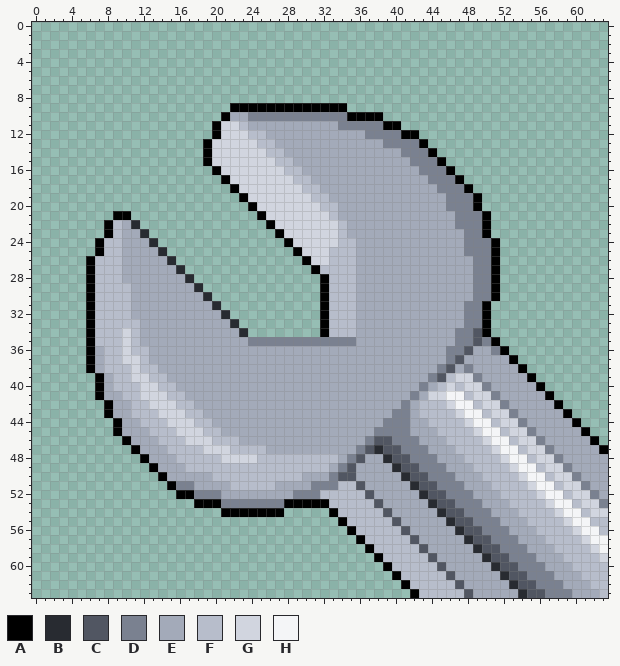
Pixel-art sprite, stored at WPFEditor/Resources/wrench.png. The picture above is the old version.
The file is 64x64 pixels.
Palette (. is transparent): A #000000  B #282b31  C #515662  D #7a8190  E #a3aab9  F #b7bdcb  G #d1d5df  H #f4f5f7
Pixels before (only the part around the change), first column x 0:
 0 ................................................................
 1 ................................................................
 2 ................................................................
 3 ................................................................
 4 ................................................................
 5 ................................................................
 6 ................................................................
 7 ................................................................
 8 ................................................................
 9 ......................AAAAAAAAAAAAA.............................
10 .....................AEEDDDDDDDDDDDAAAA.........................
11 ....................AGGFEEEEEEEEEEDDDDDAA.......................
12 ....................AGGGFFEEEEEEEEEEEDDDDAA.....................
13 ...................AGGGGGFFEEEEEEEEEEEEDDDDA....................
14 ...................AGGGGGGFFEEEEEEEEEEEEEDDDA...................
15 ...................AGGGGGGGFFEEEEEEEEEEEEEDDDA..................
16 ....................AGGGGGGGFFEEEEEEEEEEEEEDDDA.................
17 .....................AGGGGGGGFFEEEEEEEEEEEEEDDDA................
18 ......................AGGGGGGGFFEEEEEEEEEEEEEDDDA...............
19 .......................AGGGGGGGFFEEEEEEEEEEEEEDDDA..............
20 ........................AGGGGGGGFFEEEEEEEEEEEEDDDA..............
21 .........AA..............AGGGGGGGFEEEEEEEEEEEEEDDDA.............
22 ........AFEB..............AGGGGGGGFEEEEEEEEEEEEDDDA.............
23 ........AFEEB..............AGGGGGGFEEEEEEEEEEEEEDDA.............
24 .......AFFEEEB..............AGGGGGFFEEEEEEEEEEEEDDDA............
25 .......AFFEEEEB..............AGGGFFFEEEEEEEEEEEEDDDA............
26 ......AFFFEEEEEB..............AGGFFFEEEEEEEEEEEEEDDA............
27 ......AFFFEEEEEEB..............AFFFFEEEEEEEEEEEEEDDA............
28 ......AFFFEEEEEEEB..............AFFFEEEEEEEEEEEEEDDA............
29 ......AFFFFEEEEEEEB.............AFFFEEEEEEEEEEEEEDDA............
30 ......AFFFFEEEEEEEEB............AFFFEEEEEEEEEEEEEDDA............
31 ......AFFFFEEEEEEEEEB...........AFFFEEEEEEEEEEEEDDA.............
32 ......AFFFFEEEEEEEEEEB..........AFFFEEEEEEEEEEEEDDA.............
33 ......AFFFFFEEEEEEEEEEB.........AFFFEEEEEEEEEEEEDDA.............
34 ......AFFFGFEEEEEEEEEEEB........AFFFEEEEEEEEEEEDDCA.............
35 ......AFFFGFEEEEEEEEEEEEDDDDDDDDDDDDEEEEEEEEEEEDDCDA............
36 ......AEFFGFFEEEEEEEEEEEEEEEEEEEEEEEEEEEEEEEEEDDCEEDA...........
37 ......AEFFGGFEEEEEEEEEEEEEEEEEEEEEEEEEEEEEEEEEDCEEEEEA..........
38 ......AEFFFGFFEEEEEEEEEEEEEEEEEEEEEEEEEEEEEEEDCEDEEEEEA.........
39 .......AEFFGGFFEEEEEEEEEEEEEEEEEEEEEEEEEEEEEDCFGGDEEEEEA........
40 .......AEFFFGGFFEEEEEEEEEEEEEEEEEEEEEEEEEEEDEFGFGGDEEEEEA.......
41 .......AEEFFGGGFFEEEEEEEEEEEEEEEEEEEEEEEEEDEGGHHFGGDEEEEEA......
42 ........AEEFFGGGFFEEEEEEEEEEEEEEEEEEEEEEEDEFFFGHHFGGDEEEEEA.....
43 ........AEEFFFGGGFFEEEEEEEEEEEEEEEEEEEEEDDEFFFFGHHFGGDEEEEEA....
44 .........AEEFFFGGGFFEEEEEEEEEEEEEEEEEEEDDDEEFFFFGHHFGGDEEEEEA...
45 .........AEEEFFFGGGFFEEEEEEEEEEEEEEEEEDDDDEEEFFFFGHHFGGDEEEEEA..
46 ..........AEEEFFFGGGFFFEEEEEEEEEEEEEEDCCDDDEEEFFFFGHHFGGDEEEEEA.
47 ...........AEEEFFFFGGGFFFFEEEEEEEEEEDCBCCDDDEEEFFFFGHHFGGDEEEEEA
48 ............AEEEFFFFFGGGGFFFFFFFFFEDCEEBCCDDDEEEFFFFGHHFGGDEEEEE
49 .............AEEEFFFFFFFFFFFFFFFFEDCEEEEBCCDDDEEEFFFFGHHFGGDEEEE
50 ..............AEEEEEFFFFFFFFFFEEEDCCEEEEEBCCDDDEEEFFFFGHHFGGDEEE
51 ...............ADDEEEEFFFFFEEEEDDDFFCEEEEEBCCDDDEEEFFFFGHHFGGDEE
52 ................AADDDEEEEEEEEDDDFFFFFCEEEEEBCCDDDEEEFFFFGHHFGGDE
53 ..................AAADDDDDDDAAAAAFFFFFCEEEEEBCCDDDEEEFFFFGHHFGGD
54 .....................AAAAAAA.....AFFFFFCEEEEEBCCDDDEEEFFFFGHHFGG
55 ..................................AFFFFFCEEEEEBCCDDDEEEFFFFGHHFF
56 ...................................AFFFFFCEEEEEBCCDDDEEEFFFFGHHF
57 ....................................AFFFFFCEEEEEBCCDDDEEEFFFFGHH
58 .....................................AFFFFFCEEEEEBCCDDDEEEFFFFGH
59 ......................................AFFFFFCEEEEEBCCDDDEEEFFFFG
60 .......................................AFFFFFCEEEEEBCCDDDEEEFFFF
61 ........................................AFFFFFCEEEEEBCCDDDEEEFFF
62 .........................................AFFFFFCEEEEEBCCDDDEEEFF
63 ..........................................AFFFFFCEEEEEBCCDDDEEEF
Once edited:
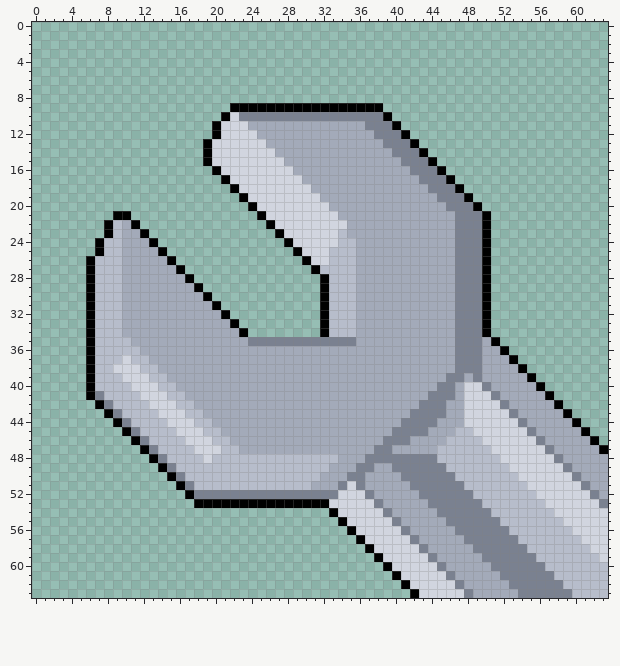
The edit:
Changed rows in their new state; - is an unchanged pixel.
first column x 6:
 9 -----------------------------AAAA-------------------------
10 ----------------GD-----------DDDDA------------------------
11 -----------------G----------EEE--D------------------------
12 ------------------GE-----------E----.---------------------
13 -------------------GE---------------A.--------------------
14 --------------------GE------------D--A.-------------------
15 ---------------------GE------------D--A.------------------
16 ----------------------GE------------D--A.-----------------
17 -----------------------GE------------D--A.----------------
18 ------------------------GE------------D--A.---------------
19 -------------------------GE------------D--A.--------------
20 --------------------------GE------------------------------
21 ---------------------------G------------------------------
22 -----A----------------------G-----------------------------
23 ------A----------------------------------D----------------
24 -------A---------------------------------D--A.------------
25 --------A--------------------------------D--A.------------
26 ---------A-------------------------------DD-A.------------
27 ----------A------------------------------DD-A.------------
28 -----------A-----------------------------DD-A.------------
29 ----E-------A----------------------------DD-A.------------
30 ----E--------A---------------------------DD-A.------------
31 ----E---------A--------------------------D----------------
32 ----E----------A-------------------------D----------------
33 ----EE----------A------------------------D----------------
34 ----EE-----------A-------------------------D--------------
35 ----FE-------------------------------------DE-------------
36 -F--F-E---------------------------------E-DD-E------------
37 -F---F----------------------------------EDDD--------------
38 -F-GG----------------------------------EED-D--------------
39 AFF-G---------------------------------EEDDE---------------
40 AFF--G-------------------------------E-DDE----------------
41 ADFF--------------------------------E-DDDEG---------------
42 -ADFF------------------------------E-DDDEEGG--------------
43 ---DF-----------------------------EEDDDDEEGGG-------------
44 ----DF---------------------------EE-DDDEEE-GGG------------
45 ---.ADF-------------------------EE--DD-EE---GGG-----------
46 ----.ADF--------E--------------EED--E--------GGG----------
47 -----.ADF---G--F-EEE----------EEDDEEEE-FF-----GGG---------
48 ------.ADF---G-FFFF----------EEDDDDD---FFF-----GGG--------
49 -------.ADF-----------------EEDD--DDD---FFF-----GGG-------
50 --------.ADFFF----------FF-EEDD----DDD---FFF-----GGG------
51 ---------.A-FFFF-----FFFFEEEDGD-----DDD---FFF-----GGG-----
52 ----------.----DDDDDDDD---DDGGGD-----DDD---FFF-----GGG----
53 ---------------AAAAAAA-----GGGGGD-----DDD---FFF-----GGG---
54 ---------------.......------GGGGGD-----DDD---FFF-----GGG--
55 -----------------------------GGGGGD-----DDD---FFF-----GGGG
56 ------------------------------GGGGGD-----DDD---FFF-----GGG
57 -------------------------------GGGGGD-----DDD---FFF-----GG
58 --------------------------------GGGGGD-----DDD---FFF-----G
59 ---------------------------------GGGGGD-----DDD---FFF-----
60 ----------------------------------GGGGGD-----DDD---FFF----
61 -----------------------------------GGGGGD-----DDD---FFF---
62 ------------------------------------GGGGGD-----DDD---FFF--
63 -------------------------------------GGGGGD-----DDD---FFF-
Boxes around the changes in both pictures, in picture pixels (x1, y1, x2, y2):
changed: (86, 103, 608, 598)
